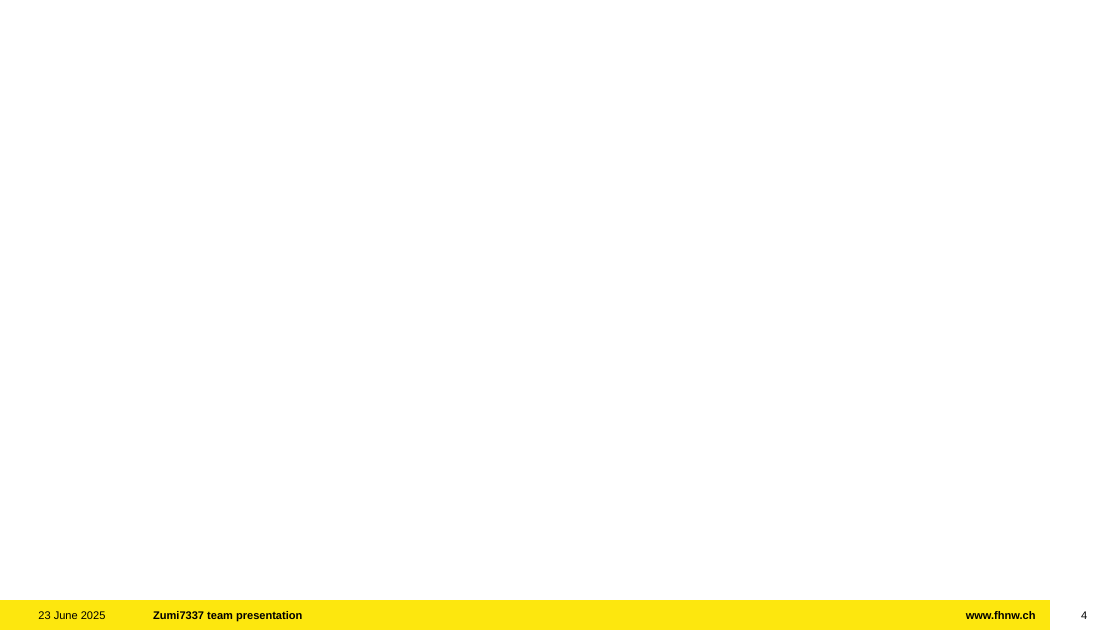
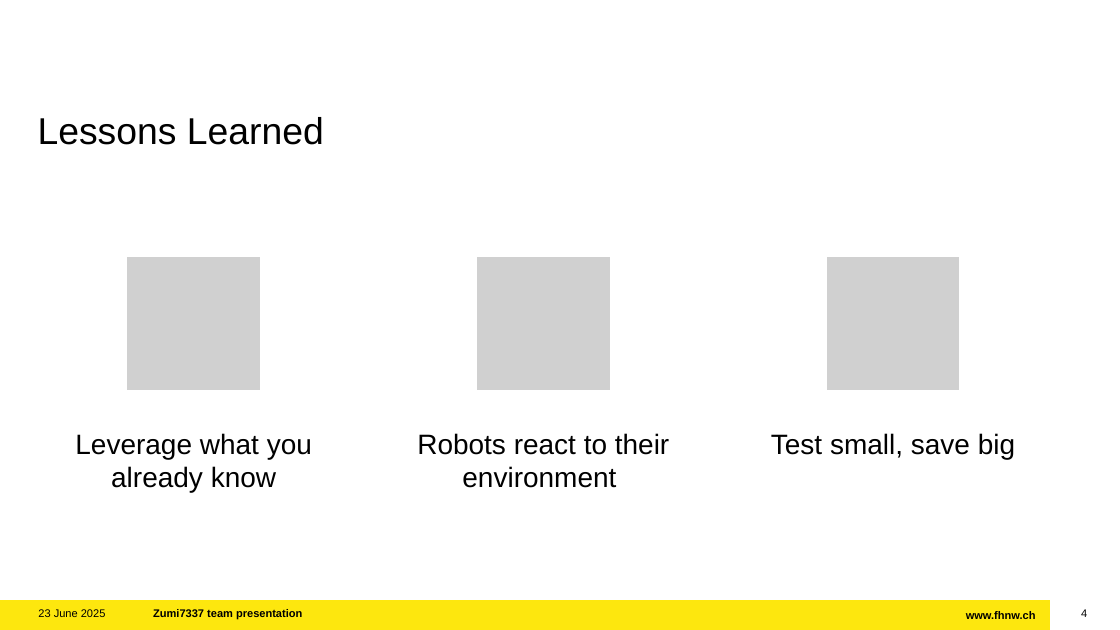
Before and after one commit to mikeandrusyak/robot_challenge, a slide deck: slide 4 of documents/Zumi7337 team presentation.pptx. Drawn at 1120x630 pixels with LibreOffice and Linux fonts; fonts in the diff are those of the drawing; grey boxes stand for pictures; background and template pictures are left out. Boxes give left, top, right and bottom in pixels: in the first picture for what was removed or moved away, otherwise in the second. Text is boxed around its words. In the diff, an @@ line names an element or a change of style, - is before the commit and + after.

Commit message:
slide lessons learned added

```diff
--- a/documents/Zumi7337 team presentation.pptx
+++ b/documents/Zumi7337 team presentation.pptx
@@ title added at bbox=[38, 117, 324, 145], 32 pt, text #000000 @@
+Lessons Learned
@@ group added at bbox=[75, 257, 1015, 492]: 3 pictures, 3 texts @@
+Leverage what you already know
+Robots react to their environment
+Test small, save big
@@ line spacing 1 to 0.9; more space between paragraphs in 3 elements at bbox=[38, 609, 106, 617], bbox=[153, 609, 302, 620], bbox=[1081, 609, 1087, 617] @@
```
